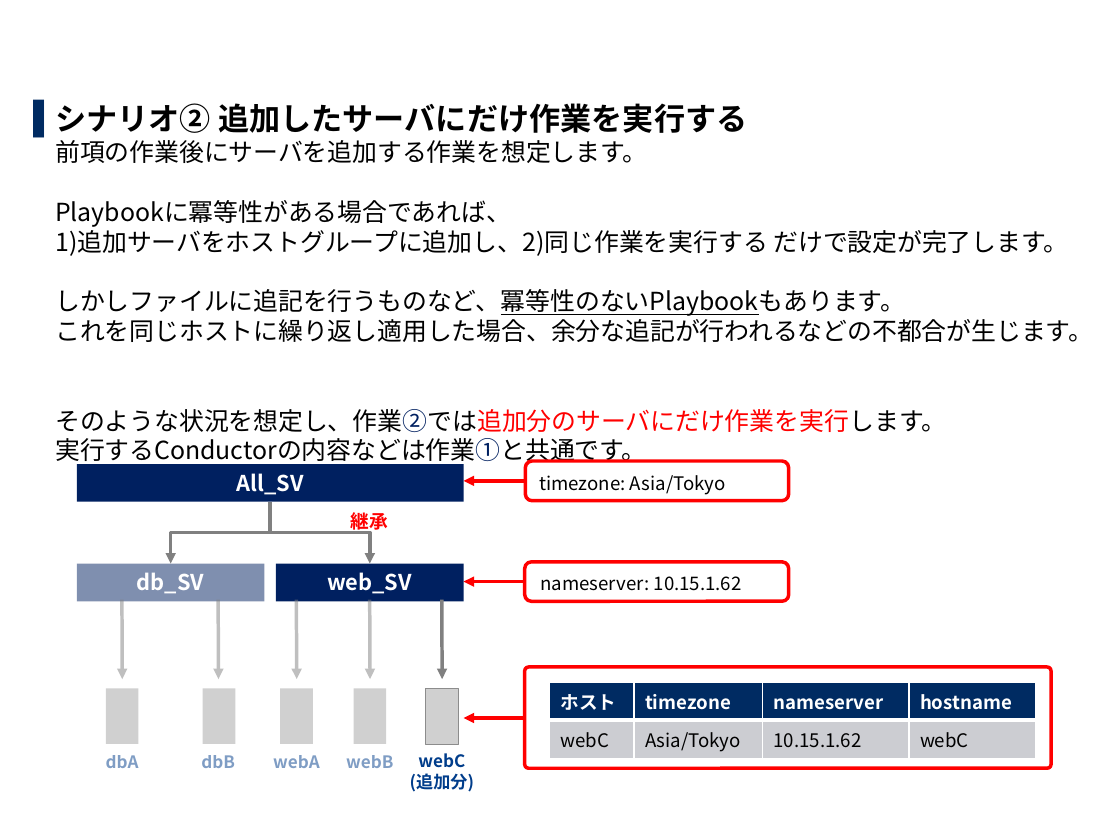
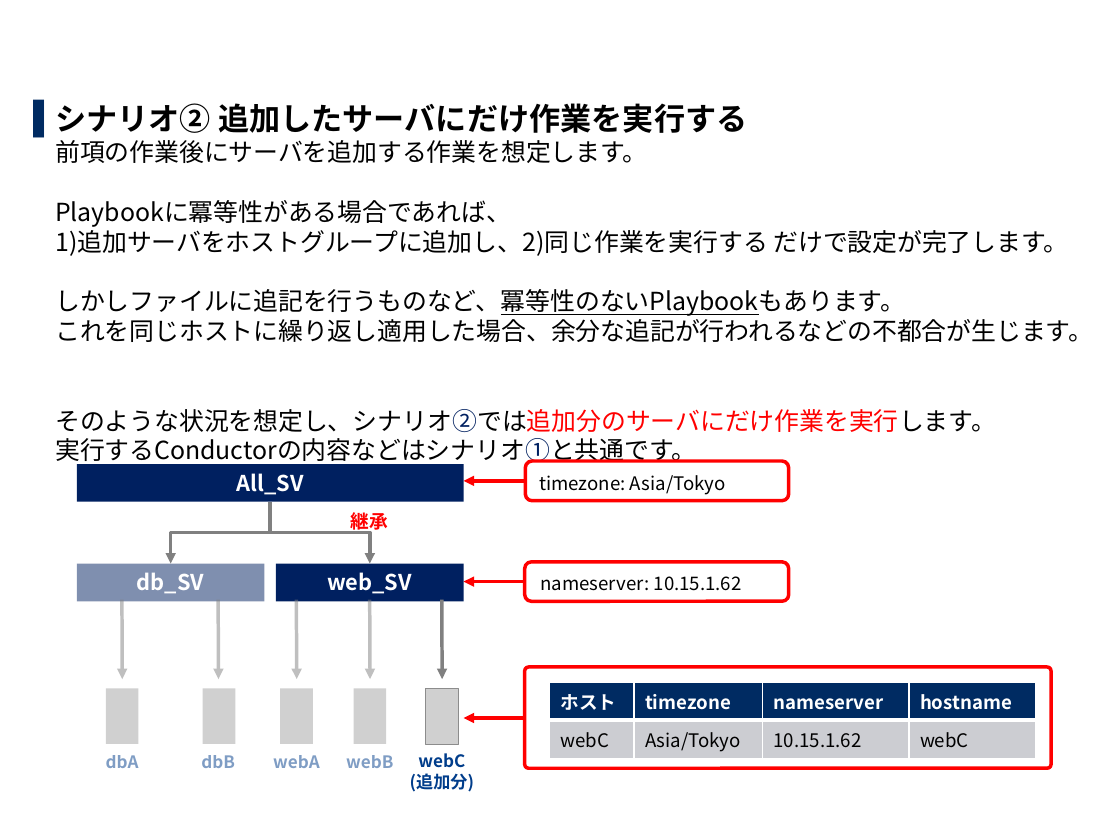
Before and after one commit to exastro-suite/it-automation-docs, a slide deck: slide 7 of asset/Learn_ja/ITA-hg-ps_practice_ja.pptx. Drawn at 1120x840 pixels with LibreOffice and Linux fonts; fonts in the diff are those of the drawing; grey boxes stand for pictures; background and template pictures are left out. Boxes give left, top, right and bottom in pixels: in the first picture for what was removed or moved away, otherwise in the second. Text is boxed around its words. In the diff, an @@ line names an element or a change of style, - is before the commit and + after.

```diff
--- a/asset/Learn_ja/ITA-hg-ps_practice_ja.pptx
+++ b/asset/Learn_ja/ITA-hg-ps_practice_ja.pptx
@@ text at bbox=[55, 103, 1093, 466]: text changed @@
-▌ シナリオ② 追加したサーバにだけ作業を実行する
-  前項の作業後にサーバを追加する作業を想定します。
-  Playbookに冪等性がある場合であれば、
-  1)追加サーバをホストグループに追加し、2)同じ作業を実行する だけで設定が完了します。
-  しかしファイルに追記を行うものなど、冪等性のないPlaybookもあります。
-  これを同じホストに繰り返し適用した場合、余分な追記が行われるなどの不都合が生じます。
-  そのような状況を想定し、作業②では追加分のサーバにだけ作業を実行します。
-  実行するConductorの内容などは作業①と共通です。
+▌ シナリオ② 追加したサーバにだけ作業を実行する
+  前項の作業後にサーバを追加する作業を想定します。
+  Playbookに冪等性がある場合であれば、
+  1)追加サーバをホストグループに追加し、2)同じ作業を実行する だけで設定が完了します。
+  しかしファイルに追記を行うものなど、冪等性のないPlaybookもあります。
+  これを同じホストに繰り返し適用した場合、余分な追記が行われるなどの不都合が生じます。
+  そのような状況を想定し、シナリオ②では追加分のサーバにだけ作業を実行します。
+  実行するConductorの内容などはシナリオ①と共通です。
```
Also in this commit, not shown: 13 other slides changed, 1 other file.
